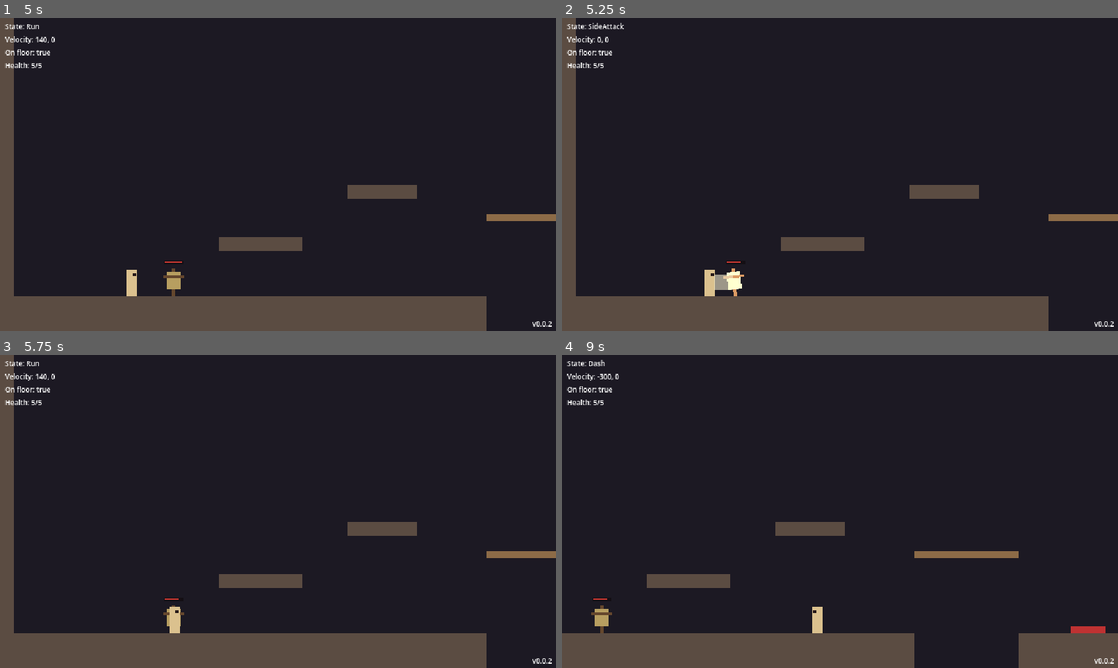
Above: before the commit, frames 1-4 (two rows, left to right).
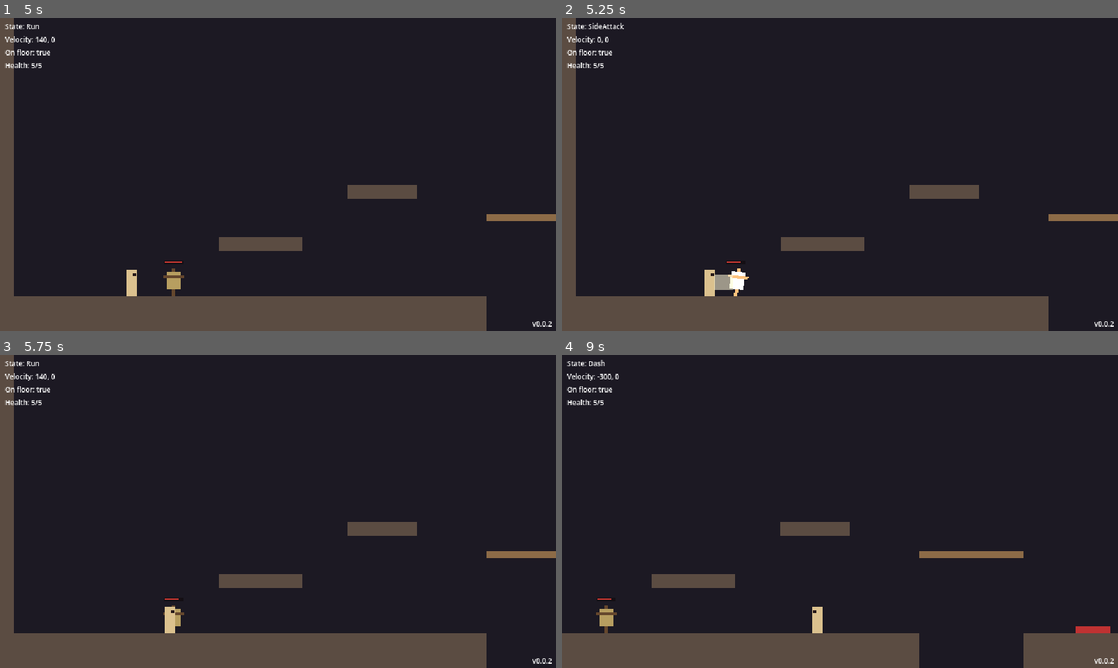
Above: after the commit, the same moments.

Repository: yuriisytnyk1996/The-Last-Sich
Game: Godot game, scene res://levels/test_room.tscn
Two runs of this game, one before a commit and one after it. Both use one fixed random seed, a clock stepped at 60 frames per second and the inputs below.
Inputs:
- Up to frame 1 (5 s): tap Enter at 0.5 s; hold D (move_right) 0.53-2.03 s; tap J (attack) at 0.6, 2.1, 3.6 s; tap Space (jump) at 0.77, 1.52, 3.02, 3.77, 4.52 s; tap K (dash) at 1.35, 2.85, 4.35 s; hold A (move_left) 2.03-4.28 s; hold D (move_right) from 4.28 s (still down)
- Up to frame 2 (5.25 s): keep holding D (move_right); tap J (attack) at 5.1 s
- Up to frame 3 (5.75 s): keep holding D (move_right)
- Up to frame 4 (9 s): tap K (dash) at 5.85, 7.35, 8.85 s; tap Space (jump) at 6.02, 6.77, 7.52 s; tap J (attack) at 6.6, 8.1 s; release D (move_right) at 8.03 s; hold A (move_left) from 8.03 s (still down)

Frame 1 is identical in both runs. In frame 2, 0.2% of the frame differs, in the area x 29-34%, y 80-89%; in frame 3, 0.2%; in frame 4, 0.6%, in the area x 5-99%, y 53-100%.

Commit message:
feat(combat): add hit-stop, camera shake, hit flash and hit reactions
Every accepted hit now flashes the target, briefly freezes the game
(HitStop autoload) and shakes the camera (CameraShake, requested through
Events.camera_shake_requested). The amounts live on each actor's
HurtFeedback node and scale with the hitbox's new reaction: light,
normal or heavy.

The player's hit handling moves into a PlayerDamage node. Light hits only
deal damage, heavy hits stagger longer with more knockback. Invincibility
now lasts through the stagger plus a 0.5 s window after it, instead of a
fixed time from the hit.

Also removes a duplicated section from the combat docs.

Diff:
--- a/actors/player/player.gd
+++ b/actors/player/player.gd
@@ -42,19 +42,7 @@
 ## Diagonals below this give a side attack.
 @export_range(0.0, 1.0) var attack_vertical_threshold := 0.75
 
-@export_group("Hurt")
-## Seconds without control after a hit.
-@export var hurt_duration := 0.3
-## Speed away from the hit (x) and upward pop (y), in px/s.
-@export var hurt_knockback := Vector2(160.0, 140.0)
-## Immunity after a hit (s), counted from the hit. Outlasts `hurt_duration`.
-@export var invincibility_time := 1.0
-## Seconds the body lies still before the room respawns the player.
-@export var death_delay := 1.0
-
 var facing := 1
-## Direction of the last hit's knockback: 1 pushes right, -1 pushes left.
-var hurt_direction := 1
 
 var _coyote_timer := 0.0
 var _jump_buffer_timer := 0.0
@@ -71,12 +59,7 @@
 @onready var state_machine: StateMachine = $StateMachine
 @onready var health: Health = $Health
 @onready var hurtbox: Hurtbox = $Hurtbox
-
-
-func _ready() -> void:
-	hurtbox.invincibility_time = invincibility_time
-	hurtbox.hurt.connect(_on_hurt)
-	health.died.connect(_on_died)
+@onready var damage: PlayerDamage = $Damage
 
 
 func _physics_process(delta: float) -> void:
@@ -176,24 +159,7 @@
 func respawn(at: Vector2) -> void:
 	global_position = at
 	velocity = Vector2.ZERO
-	health.reset()
-	hurtbox.clear_invincibility()
 	camera.reset_smoothing.call_deferred()
 	state_machine.transition_to(PlayerState.IDLE)
-
-
-# --- Damage ---
-
-
-func _on_hurt(hitbox: Hitbox) -> void:
-	# Pushed the way the hit points; hazards that push straight up
-	# push away from their centre instead.
-	var direction := signf(hitbox.get_knockback().x)
-	if direction == 0.0:
-		direction = signf(global_position.x - hitbox.global_position.x)
-	hurt_direction = int(direction) if direction != 0.0 else -facing
-	state_machine.transition_to(PlayerState.HURT)
-
-
-func _on_died() -> void:
-	state_machine.transition_to(PlayerState.DEAD)
+	# After the transition: leaving Hurt would start invincibility again.
+	damage.reset()
--- a/actors/player/player.tscn
+++ b/actors/player/player.tscn
@@ -16,6 +16,9 @@
 [ext_resource type="Script" path="res://components/combat/health.gd" id="14_health"]
 [ext_resource type="Script" path="res://components/combat/hurtbox.gd" id="15_hurtbox"]
 [ext_resource type="Script" path="res://components/combat/invincibility_blink.gd" id="16_blink"]
+[ext_resource type="Script" path="res://actors/player/player_damage.gd" id="17_damage"]
+[ext_resource type="Script" path="res://components/combat/hurt_feedback.gd" id="18_feedback"]
+[ext_resource type="Script" path="res://components/camera/camera_shake.gd" id="19_shake"]
 
 [sub_resource type="RectangleShape2D" id="body_shape"]
 size = Vector2(12, 30)
@@ -140,10 +143,23 @@
 hurtbox = NodePath("../Hurtbox")
 target = NodePath("../Visual")
 
+[node name="Damage" type="Node" parent="."]
+script = ExtResource("17_damage")
+
+[node name="HurtFeedback" type="Node" parent="." node_paths=PackedStringArray("hurtbox", "flash_target")]
+script = ExtResource("18_feedback")
+hurtbox = NodePath("../Hurtbox")
+flash_target = NodePath("../Visual")
+hit_stop = 0.1
+shake = 0.6
+
 [node name="Camera2D" type="Camera2D" parent="."]
 position = Vector2(0, -30)
 position_smoothing_enabled = true
 position_smoothing_speed = 8.0
+
+[node name="CameraShake" type="Node" parent="Camera2D"]
+script = ExtResource("19_shake")
 
 [node name="StateMachine" type="Node" parent="." node_paths=PackedStringArray("initial_state")]
 script = ExtResource("2_fsm")
--- /dev/null
+++ b/actors/player/player_damage.gd
@@ -0,0 +1,68 @@
+class_name PlayerDamage
+extends Node
+## How the player reacts to being hit, and the tuning for it.
+##
+## Picks the knockback and stagger length from the hit's reaction, then
+## enters Hurt (or Dead). Light hits only flash and grant invincibility.
+## Invincibility covers the whole Hurt state and lasts `invincibility_time`
+## after it ends; the Hurt state sets that up.
+
+@export_group("Hurt")
+## Seconds without control after a normal hit.
+@export var hurt_duration := 0.3
+## Speed away from the hit (x) and upward pop (y), in px/s.
+@export var hurt_knockback := Vector2(160.0, 140.0)
+@export var heavy_hurt_duration := 0.5
+@export var heavy_knockback := Vector2(240.0, 180.0)
+
+@export_group("Invincibility")
+## Immunity after Hurt ends (s). A light hit gives this from the hit.
+@export var invincibility_time := 0.5
+
+@export_group("Death")
+## Seconds the body lies still before the room respawns the player.
+@export var death_delay := 1.0
+
+## Resolved for the current hit, read by the Hurt state.
+var knockback := Vector2.ZERO
+var stagger_time := 0.0
+
+@onready var player := owner as Player
+
+
+func _ready() -> void:
+	await owner.ready
+	player.hurtbox.invincibility_time = invincibility_time
+	player.hurtbox.hurt.connect(_on_hurt)
+	player.health.died.connect(_on_died)
+
+
+## Full health, no invincibility. Called on respawn.
+func reset() -> void:
+	player.health.reset()
+	player.hurtbox.clear_invincibility()
+
+
+func _on_hurt(hitbox: Hitbox) -> void:
+	if hitbox.reaction == Hitbox.Reaction.LIGHT:
+		return
+	var heavy := hitbox.reaction == Hitbox.Reaction.HEAVY
+	var push := heavy_knockback if heavy else hurt_knockback
+	var direction := _push_direction(hitbox)
+	knockback = Vector2(direction * push.x, -push.y)
+	stagger_time = heavy_hurt_duration if heavy else hurt_duration
+	player.set_facing(-direction)
+	player.state_machine.transition_to(PlayerState.HURT)
+
+
+func _on_died() -> void:
+	player.state_machine.transition_to(PlayerState.DEAD)
+
+
+## 1 pushes right, -1 left. Follows the hitbox's knockback; a hitbox that
+## pushes straight up (spikes) pushes away from its centre instead.
+func _push_direction(hitbox: Hitbox) -> float:
+	var direction := signf(hitbox.get_knockback().x)
+	if direction == 0.0:
+		direction = signf(player.global_position.x - hitbox.global_position.x)
+	return direction if direction != 0.0 else float(-player.facing)
--- a/actors/player/states/dead.gd
+++ b/actors/player/states/dead.gd
@@ -9,13 +9,14 @@
 
 
 func enter(_previous_state: StringName) -> void:
-	_time_left = player.death_delay
+	_time_left = player.damage.death_delay
 	_announced = false
-	player.visual.modulate = DEAD_TINT
+	# On the root, so it multiplies with the hit flash on Visual.
+	player.modulate = DEAD_TINT
 
 
 func exit() -> void:
-	player.visual.modulate = Color.WHITE
+	player.modulate = Color.WHITE
 
 
 func physics_update(delta: float) -> void:
--- a/actors/player/states/hurt.gd
+++ b/actors/player/states/hurt.gd
@@ -1,18 +1,21 @@
 extends PlayerState
-## Knocked back by a hit. No control until `hurt_duration` ends.
+## Staggered by a hit: knocked back with no control for a moment.
 ##
-## The player is thrown up and away from the hit and turns to face it.
-## Invincibility runs on the Hurtbox and outlasts this state, so the player
-## gets a moment to escape after control returns.
+## Knockback and length come from PlayerDamage, which already turned the
+## player to face the hit. The hurtbox stays invincible for the whole
+## stagger, and for `invincibility_time` after it.
 
 var _time_left := 0.0
 
 
 func enter(_previous_state: StringName) -> void:
-	var direction := player.hurt_direction
-	player.set_facing(-direction)
-	player.velocity = Vector2(direction * player.hurt_knockback.x, -player.hurt_knockback.y)
-	_time_left = player.hurt_duration
+	player.velocity = player.damage.knockback
+	_time_left = player.damage.stagger_time
+	player.hurtbox.set_invincible_for(INF)
+
+
+func exit() -> void:
+	player.hurtbox.set_invincible_for(player.damage.invincibility_time)
 
 
 func physics_update(delta: float) -> void:
--- a/actors/training_dummy/training_dummy.gd
+++ b/actors/training_dummy/training_dummy.gd
@@ -2,13 +2,13 @@
 extends Node2D
 ## A stationary target for testing attacks.
 ##
-## Flashes and tilts away from each hit, breaks at zero health and rebuilds
+## Tilts away from each hit (the flash, hit-stop and shake come from its
+## HurtFeedback node), breaks at zero health and rebuilds
 ## itself after `respawn_delay`. It has no behaviour of its own, so it has
 ## no state machine.
 
 @export var respawn_delay := 1.5
 @export var hit_tilt_degrees := 14.0
-@export var hit_flash_time := 0.12
 
 var _tween: Tween
 var _bar_width := 0.0
@@ -32,11 +32,8 @@
 	var direction := signf(hitbox.get_knockback().x)
 	if _tween:
 		_tween.kill()
-	# Values above 1 overbrighten thanks to the 2D HDR setting.
-	visual.modulate = Color(3.0, 3.0, 3.0)
 	visual.rotation_degrees = direction * hit_tilt_degrees
-	_tween = create_tween().set_parallel()
-	_tween.tween_property(visual, "modulate", Color.WHITE, hit_flash_time)
+	_tween = create_tween()
 	(
 		_tween
 		. tween_property(visual, "rotation_degrees", 0.0, 0.4)
--- a/actors/training_dummy/training_dummy.tscn
+++ b/actors/training_dummy/training_dummy.tscn
@@ -3,6 +3,7 @@
 [ext_resource type="Script" path="res://actors/training_dummy/training_dummy.gd" id="1_dummy"]
 [ext_resource type="Script" path="res://components/combat/hurtbox.gd" id="2_hurtbox"]
 [ext_resource type="Script" path="res://components/combat/health.gd" id="3_health"]
+[ext_resource type="Script" path="res://components/combat/hurt_feedback.gd" id="4_feedback"]
 
 [sub_resource type="RectangleShape2D" id="hurt_shape"]
 size = Vector2(16, 30)
@@ -49,6 +50,13 @@
 [node name="Health" type="Node" parent="."]
 script = ExtResource("3_health")
 
+[node name="HurtFeedback" type="Node" parent="." node_paths=PackedStringArray("hurtbox", "flash_target")]
+script = ExtResource("4_feedback")
+hurtbox = NodePath("../Hurtbox")
+flash_target = NodePath("../Visual")
+hit_stop = 0.05
+shake = 0.3
+
 [node name="HealthBar" type="Node2D" parent="."]
 position = Vector2(0, -40)
 
--- a/autoload/events.gd
+++ b/autoload/events.gd
@@ -8,3 +8,7 @@
 
 @warning_ignore("unused_signal")
 signal player_died
+
+## Shake the active camera. `trauma` is 0 to 1; requests add up.
+@warning_ignore("unused_signal")
+signal camera_shake_requested(trauma: float)
--- /dev/null
+++ b/autoload/hit_stop.gd
@@ -0,0 +1,29 @@
+extends Node
+## Freezes the game for a moment so hits feel heavy (autoload "HitStop").
+##
+## Sets Engine.time_scale to 0 and restores it once `duration` real
+## seconds have passed. Overlapping freezes don't stack: the one that ends
+## last wins. Real time is checked every frame because timers driven by
+## the frozen clock would never fire.
+
+var _until_msec := 0
+
+
+func _ready() -> void:
+	process_mode = Node.PROCESS_MODE_ALWAYS
+	set_process(false)
+
+
+func freeze(duration: float) -> void:
+	if duration <= 0.0:
+		return
+	_until_msec = maxi(_until_msec, Time.get_ticks_msec() + int(duration * 1000.0))
+	Engine.time_scale = 0.0
+	set_process(true)
+
+
+func _process(_delta: float) -> void:
+	if Time.get_ticks_msec() < _until_msec:
+		return
+	Engine.time_scale = 1.0
+	set_process(false)
--- /dev/null
+++ b/components/camera/camera_shake.gd
@@ -0,0 +1,33 @@
+class_name CameraShake
+extends Node
+## Shakes its parent Camera2D when `Events.camera_shake_requested` fires.
+##
+## Each request adds "trauma" (0 to 1) that drains over time. The offset
+## grows with trauma squared, so small hits barely move the camera and
+## big hits shake hard. The offset is rounded to whole pixels.
+
+## Offset at full trauma (px).
+@export var max_offset := Vector2(8.0, 5.0)
+## Trauma lost per second.
+@export var decay := 2.5
+
+var _trauma := 0.0
+
+@onready var camera := get_parent() as Camera2D
+
+
+func _ready() -> void:
+	Events.camera_shake_requested.connect(add_trauma)
+
+
+func add_trauma(amount: float) -> void:
+	_trauma = clampf(_trauma + amount, 0.0, 1.0)
+
+
+func _process(delta: float) -> void:
+	if _trauma <= 0.0:
+		return
+	_trauma = maxf(_trauma - decay * delta, 0.0)
+	var power := _trauma * _trauma
+	var shake := Vector2(randf_range(-1.0, 1.0), randf_range(-1.0, 1.0))
+	camera.offset = (shake * max_offset * power).round()
--- a/components/combat/hitbox.gd
+++ b/components/combat/hitbox.gd
@@ -10,11 +10,23 @@
 ## Emitted when a Hurtbox accepts a hit from this hitbox.
 signal hit_landed(hurtbox: Hurtbox)
 
+## How hard the receiver reacts. LIGHT: damage and flash, no knockback or
+## stagger. NORMAL: stagger and knockback. HEAVY: longer stagger, more
+## knockback, stronger hit-stop and shake.
+enum Reaction { NORMAL, LIGHT, HEAVY }
+
+const FEEDBACK_SCALE: Dictionary[Reaction, float] = {
+	Reaction.LIGHT: 0.5,
+	Reaction.NORMAL: 1.0,
+	Reaction.HEAVY: 2.0,
+}
+
 @export var damage := 1
 @export var knockback_force := 120.0
 ## Direction when the hitbox faces right. Mirrored when a parent is flipped
 ## with a negative scale.x.
 @export var knockback_direction := Vector2.RIGHT
+@export var reaction := Reaction.NORMAL
 @export var active_on_start := false
 ## Keeps hurting a hurtbox that stays inside it, each time that hurtbox's
 ## invincibility ends. For hazards and contact damage, not for swings.
@@ -55,6 +67,11 @@
 	hit_landed.emit(hurtbox)
 
 
+## Multiplier for hit-stop and camera shake, from `reaction`.
+func feedback_scale() -> float:
+	return FEEDBACK_SCALE[reaction]
+
+
 func get_knockback() -> Vector2:
 	var direction := knockback_direction.normalized()
 	if global_transform.x.x < 0.0:
--- /dev/null
+++ b/components/combat/hurt_feedback.gd
@@ -0,0 +1,42 @@
+class_name HurtFeedback
+extends Node
+## Makes a hit felt: flashes a visual, freezes the game and shakes the
+## camera whenever a Hurtbox accepts a hit.
+##
+## Values are per receiver, so each actor decides how much a hit on it
+## should shake things. Light hits scale them down, heavy hits up
+## (see `Hitbox.feedback_scale()`).
+
+@export var hurtbox: Hurtbox
+## Node that flashes. Colours above 1 overbrighten thanks to 2D HDR.
+@export var flash_target: CanvasItem
+@export var flash_color := Color(3.0, 3.0, 3.0)
+@export var flash_time := 0.12
+## Freeze length (s). 0 turns it off.
+@export var hit_stop := 0.0
+## Camera trauma added (0 to 1). 0 turns it off.
+@export var shake := 0.0
+
+var _tween: Tween
+
+
+func _ready() -> void:
+	hurtbox.hurt.connect(_on_hurt)
+
+
+func _on_hurt(hitbox: Hitbox) -> void:
+	var scale := hitbox.feedback_scale()
+	_flash()
+	HitStop.freeze(hit_stop * scale)
+	if shake > 0.0:
+		Events.camera_shake_requested.emit(shake * scale)
+
+
+func _flash() -> void:
+	if flash_target == null:
+		return
+	if _tween:
+		_tween.kill()
+	flash_target.modulate = flash_color
+	_tween = create_tween()
+	_tween.tween_property(flash_target, "modulate", Color.WHITE, flash_time)
--- a/components/combat/hurtbox.gd
+++ b/components/combat/hurtbox.gd
@@ -33,6 +33,11 @@
 	return _invincible_left > 0.0
 
 
+## Replaces the remaining invincibility. INF holds it until set again.
+func set_invincible_for(seconds: float) -> void:
+	_invincible_left = maxf(seconds, 0.0)
+
+
 ## Ends invincibility early, for example on respawn.
 func clear_invincibility() -> void:
 	_invincible_left = 0.0
--- a/project.godot
+++ b/project.godot
@@ -20,6 +20,7 @@
 
 Events="*res://autoload/events.gd"
 DisplaySettings="*res://autoload/display_settings.gd"
+HitStop="*res://autoload/hit_stop.gd"
 
 [display]
 
Not shown, added: actors/player/player_damage.gd.uid
Not shown, added: autoload/hit_stop.gd.uid
Not shown, added: components/camera/camera_shake.gd.uid
Not shown, added: components/combat/hurt_feedback.gd.uid
Not shown, changed: docs/.vitepress/config.mts
Not shown, changed: docs/architecture/events.md
Not shown, changed: docs/guide/project-structure.md
Not shown, changed: docs/roadmap.md
Not shown, changed: docs/systems/combat.md
Not shown, added: docs/systems/game-feel.md
Not shown, changed: docs/systems/player.md
